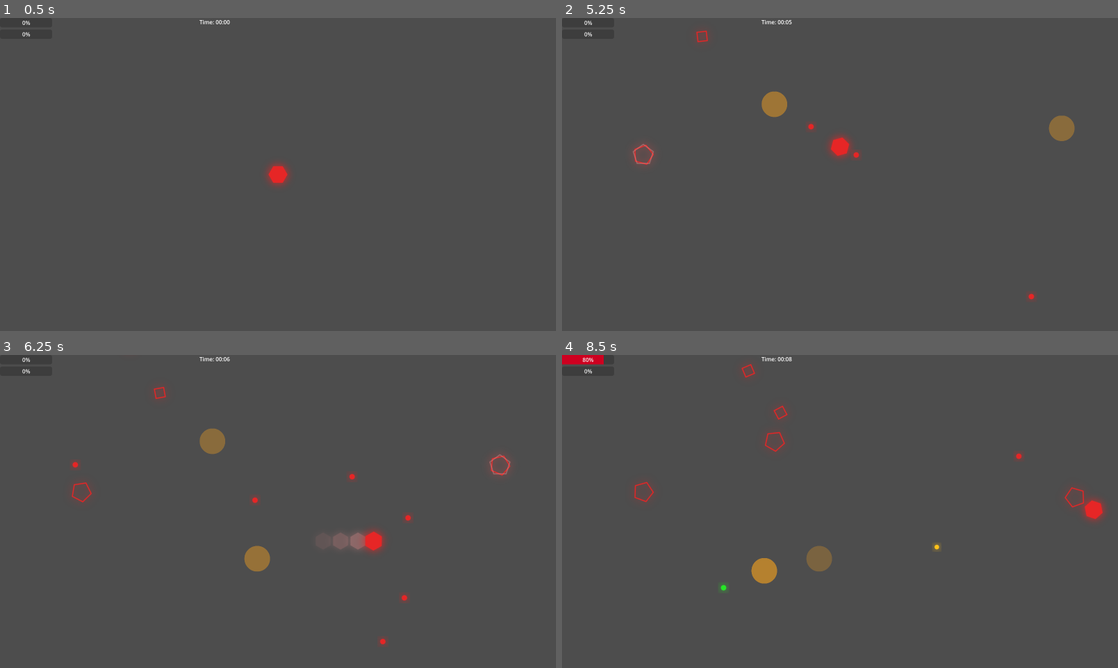
Above: before the commit, frames 1-4 (two rows, left to right).
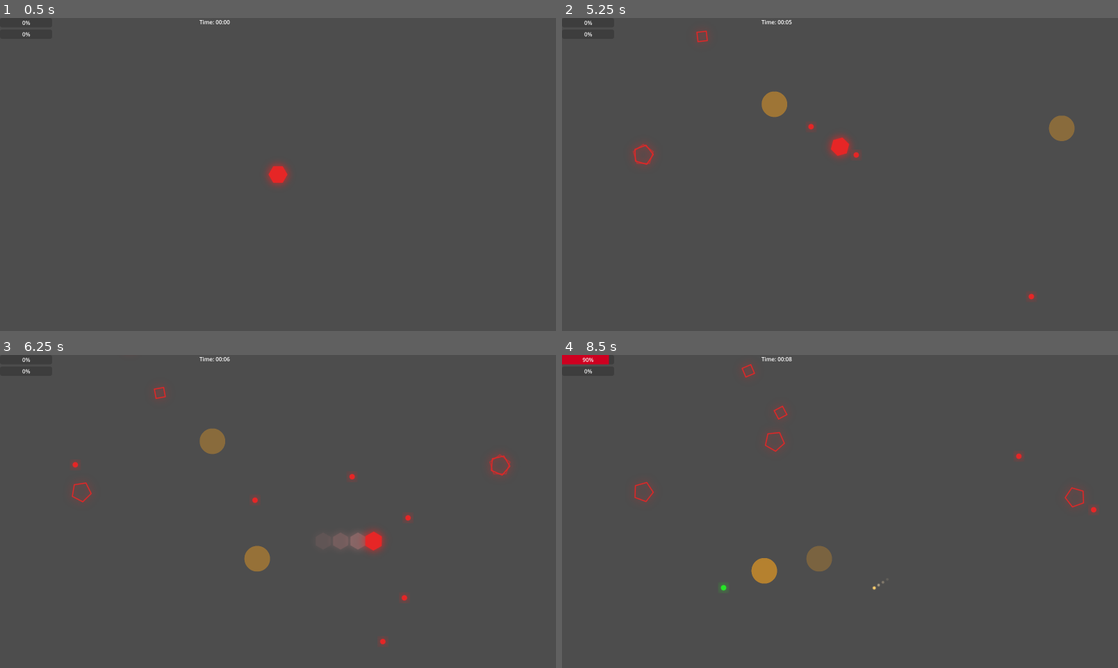
Above: after the commit, the same moments.

Repository: E3-Hub/major-jam-7
Game: Godot game, scene res://scenes/world/main.tscn
Same seed, same stepped clock (60 frames per second), same inputs: the game is played once before the commit and once after it.
Inputs (mouse positions are in pixels of both pictures, inside the frame that each line leads up to):
- Up to frame 1 (0.5 s): no input
- Up to frame 2 (5.25 s): tap Enter at 0.5 s; move the mouse to (962, 158) at 0.52 s; press the mouse at (962, 158) at 0.53 s; hold D (move_right) 0.53-1.28 s; tap Space (dash) at 0.6, 1.55, 3.05, 3.6, 4.55, 5.1 s; move the mouse to (728, 190) at 1.27 s; release the mouse at (728, 190) at 1.28 s; hold S (move_down) 1.28-2.03 s; click (728, 190) at 1.35 s; move the mouse to (895, 105) at 2.02 s; press the mouse at (895, 105) at 2.03 s; hold D (move_right) 2.03-2.78 s; tap Q (cycle_color_next) at 2.1 s; move the mouse to (812, 237) at 2.77 s; release the mouse at (812, 237) at 2.78 s; hold W (move_up) 2.78-3.53 s; tap E (cycle_color_prev) at 2.85 s; move the mouse to (1006, 221) at 3.52 s; press the mouse at (1006, 221) at 3.53 s; hold A (move_left) 3.53-5.03 s; move the mouse to (673, 127) at 4.27 s; release the mouse at (673, 127) at 4.28 s; click (673, 127) at 4.35 s; move the mouse to (867, 174) at 5.02 s; press the mouse at (867, 174) at 5.03 s; hold S (move_down) from 5.03 s (still down)
- Up to frame 3 (6.25 s): move the mouse to (194, 433) at 5.77 s; release S (move_down) at 5.78 s; release the mouse at (194, 433) at 5.78 s; hold D (move_right) from 5.78 s (still down); click (194, 433) at 5.85 s; tap Space (dash) at 6.05 s
- Up to frame 4 (8.5 s): move the mouse to (962, 495) at 6.52 s; release D (move_right) at 6.53 s; press the mouse at (962, 495) at 6.53 s; hold W (move_up) 6.53-7.28 s; tap Q (cycle_color_next) at 6.6 s; move the mouse to (728, 527) at 7.27 s; release the mouse at (728, 527) at 7.28 s; hold D (move_right) 7.28-8.03 s; tap E (cycle_color_prev) at 7.35 s; tap Space (dash) at 7.55, 8.1 s; move the mouse to (895, 442) at 8.02 s; press the mouse at (895, 442) at 8.03 s; hold S (move_down) from 8.03 s (still down)

Frame 1 is identical in both runs. In frame 2, less than 0.1% of the frame differs, in the area x 12-17%, y 40-47%; in frame 3, less than 0.1%; in frame 4, 0.3%, in the area x 3-98%, y 0-76%.

Commit message:
add trail effect

Diff:
--- a/scenes/enemies/cannon_enemy.tscn
+++ b/scenes/enemies/cannon_enemy.tscn
@@ -2,7 +2,7 @@
 
 [ext_resource type="PackedScene" uid="uid://qpyt28bmnfkj" path="res://scenes/enemies/base_enemy.tscn" id="1_5ipbc"]
 [ext_resource type="Script" uid="uid://ca0jsquke02ho" path="res://scripts/enemies/cannon_enemy.gd" id="2_cannon"]
-[ext_resource type="PackedScene" uid="uid://bgxuk2rbjvolx" path="res://scenes/enemies/heavy_bullet.tscn" id="3_heavy"]
+[ext_resource type="PackedScene" uid="uid://cgxuk2rbjvolx" path="res://scenes/enemies/enemy_bullet.tscn" id="3_ov0ih"]
 [ext_resource type="Shader" uid="uid://ct66c7vhhyphg" path="res://assets/shaders/color_change.gdshader" id="4_bghml"]
 [ext_resource type="Texture2D" uid="uid://bb6reflu8t6xr" path="res://assets/enemies/danger_zone.png" id="4_ov0ih"]
 [ext_resource type="Texture2D" uid="uid://cllq501qu0iqg" path="res://assets/enemies/cannon_enemy.png" id="6_ov0ih"]
@@ -27,7 +27,7 @@
 landing_knockback_force = 300.0
 shoot_range = 400.0
 shoot_cooldown = 3.0
-heavy_bullet_scene = ExtResource("3_heavy")
+bullet_scene = ExtResource("3_ov0ih")
 speed = 0.0
 
 [node name="CollisionShape2D" parent="." index="0"]
--- a/scenes/enemies/enemy_bullet.tscn
+++ b/scenes/enemies/enemy_bullet.tscn
@@ -1,10 +1,17 @@
-[gd_scene load_steps=4 format=3 uid="uid://cgxuk2rbjvolx"]
+[gd_scene load_steps=7 format=3 uid="uid://cgxuk2rbjvolx"]
 
 [ext_resource type="Script" uid="uid://du3eqfbo6teov" path="res://scripts/enemies/enemy_bullet.gd" id="1_8gdk0"]
 [ext_resource type="Texture2D" uid="uid://b4pkoogiktogv" path="res://assets/enemies/enemy_bullet.png" id="2_8gdk0"]
+[ext_resource type="Shader" uid="uid://ct66c7vhhyphg" path="res://assets/shaders/color_change.gdshader" id="2_168i2"]
+[ext_resource type="Script" uid="uid://br3dprin8ubcf" path="res://scripts/effects/ghost_trail_effect.gd" id="3_w0ds1"]
 
 [sub_resource type="CircleShape2D" id="CircleShape2D_w0ds1"]
 radius = 4.0
+
+[sub_resource type="ShaderMaterial" id="ShaderMaterial_ysnkl"]
+shader = ExtResource("2_168i2")
+shader_parameter/target_color = Color(1, 0.803922, 0.415686, 1)
+shader_parameter/color_intensity = 1.0
 
 [node name="EnemyBullet" type="Area2D"]
 script = ExtResource("1_8gdk0")
@@ -13,5 +20,12 @@
 shape = SubResource("CircleShape2D_w0ds1")
 
 [node name="Sprite2D" type="Sprite2D" parent="."]
-scale = Vector2(0.5625, 0.5625)
+material = SubResource("ShaderMaterial_ysnkl")
+scale = Vector2(0.140625, 0.140625)
 texture = ExtResource("2_8gdk0")
+
+[node name="GhostTrailEffect" type="Node2D" parent="." node_paths=PackedStringArray("sprite")]
+script = ExtResource("3_w0ds1")
+sprite = NodePath("../Sprite2D")
+auto_start = true
+metadata/_custom_type_script = "uid://br3dprin8ubcf"
--- a/scenes/enemies/heavy_bullet.tscn
+++ /dev/null
@@ -1,7 +0,0 @@
-[gd_scene load_steps=3 format=3 uid="uid://bgxuk2rbjvolx"]
-
-[ext_resource type="PackedScene" uid="uid://cgxuk2rbjvolx" path="res://scenes/enemies/enemy_bullet.tscn" id="1_8gdk0"]
-[ext_resource type="Script" path="res://scripts/enemies/heavy_bullet.gd" id="2_heavy"]
-
-[node name="HeavyBullet" instance=ExtResource("1_8gdk0")]
-script = ExtResource("2_heavy")
--- a/scripts/effects/ghost_trail_effect.gd
+++ b/scripts/effects/ghost_trail_effect.gd
@@ -5,8 +5,8 @@
 @export var ghost_fade_time: float = 0.2
 @export var ghost_scale: float = 0.9
 @export var sprite: Sprite2D
+@export var auto_start: bool = false
 
-var color: Color
 var _ghost_timer: Timer
 
 func _ready():
@@ -14,6 +14,9 @@
 	_ghost_timer.wait_time = ghost_interval
 	_ghost_timer.timeout.connect(_on_ghost_timer_timeout)
 	add_child(_ghost_timer)
+
+	if auto_start:
+		start_effect()
 
 func start_effect():
 	_ghost_timer.start()
@@ -25,7 +28,11 @@
 	var ghost = Sprite2D.new()
 	ghost.texture = sprite.texture
 	ghost.material = sprite.material.duplicate()
-	ghost.material.set_shader_parameter("target_color", color)
+	var color = ghost.material.get_shader_parameter("target_color")
+	# Make the ghost color more white by blending with white
+	var white_color = Color.WHITE.lerp(color, 0.5) # 70% white, 30% original color
+	white_color.a = 0.7
+	ghost.material.set_shader_parameter("target_color", white_color)
 	ghost.global_position = sprite.global_position
 	ghost.rotation = sprite.rotation
 	ghost.scale = sprite.scale * ghost_scale
@@ -33,8 +40,8 @@
 
 	get_tree().current_scene.add_child(ghost)
 
-	var tween = create_tween()
-	tween.tween_property(ghost.material, "shader_parameter/target_color", Color(color.r, color.g, color.b, 0.0), ghost_fade_time)
+	var tween = get_tree().create_tween()
+	tween.tween_property(ghost.material, "shader_parameter/target_color", Color(white_color.r, white_color.g, white_color.b, 0.0), ghost_fade_time)
 	await tween.finished
 	if ghost and is_instance_valid(ghost):
 		ghost.queue_free()
--- a/scripts/enemies/base_enemy.gd
+++ b/scripts/enemies/base_enemy.gd
@@ -3,7 +3,6 @@
 
 @export var speed: float = 100.0
 @export var exp_value: int = 5
-@export var bullet_scene: PackedScene
 
 @onready var health_system: HealthSystem = $HealthSystem
 @onready var sprite: Sprite2D = $Sprite2D
--- a/scripts/enemies/cannon_enemy.gd
+++ b/scripts/enemies/cannon_enemy.gd
@@ -7,7 +7,7 @@
 @export var landing_knockback_force: float = 300.0
 @export var shoot_range: float = 400.0
 @export var shoot_cooldown: float = 3.0
-@export var heavy_bullet_scene: PackedScene
+@export var bullet_scene: PackedScene
 
 @onready var warning_circle: Node2D = $LandingArea/WarningCircle
 @onready var warning_timer: Timer = $WarningTimer
@@ -75,13 +75,13 @@
 	sprite.rotation = direction_to_player.angle() + PI / 2
 
 	# Shoot if in range and can shoot
-	if distance_to_player <= shoot_range and can_shoot and heavy_bullet_scene:
+	if distance_to_player <= shoot_range and can_shoot and bullet_scene:
 		shoot_heavy_bullet()
 
 func shoot_heavy_bullet():
 	var direction = (player.global_position - global_position).normalized()
 
-	var bullet: EnemyBullet = heavy_bullet_scene.instantiate()
+	var bullet: EnemyBullet = bullet_scene.instantiate()
 	get_tree().current_scene.add_child(bullet)
 
 	bullet.setup(global_position, direction)
@@ -195,7 +195,7 @@
 	ring.scale = Vector2(1.0, 1.0)
 	ring.texture = sprite.texture
 	ring.material = sprite.material.duplicate()
-	ring.material.set_shader_parameter("target_color", EnemyColorType.get_ghost_color(enemy_color))
+	ring.material.set_shader_parameter("target_color", EnemyColorType.get_color(enemy_color))
 	ring.visible = true
 
 	# Add to scene
--- a/scripts/enemies/dashing_enemy.gd
+++ b/scripts/enemies/dashing_enemy.gd
@@ -101,7 +101,6 @@
 	dash_attack_area.monitoring = true
 
 	# Start ghost trail
-	ghost_trail_effect.color = EnemyColorType.get_ghost_color(enemy_color)
 	ghost_trail_effect.start_effect()
 
 func end_dash():
--- a/scripts/enemies/enemy_color_type.gd
+++ b/scripts/enemies/enemy_color_type.gd
@@ -14,13 +14,3 @@
         BLUE:
             return Color(0.1, 0.7, 1.0)
     return Color(1.0, 1.0, 1.0)
-
-static func get_ghost_color(color: int) -> Color:
-    match color:
-        RED:
-            return Color(1.0, 0.6, 0.6, 0.7)
-        GREEN:
-            return Color(0.6, 1.0, 0.6, 0.7)
-        BLUE:
-            return Color(0.2, 0.8, 1.0, 0.7)
-    return Color(1.0, 1.0, 1.0, 0.6)
--- a/scripts/enemies/shooting_enemy.gd
+++ b/scripts/enemies/shooting_enemy.gd
@@ -4,6 +4,7 @@
 @export var shoot_range: float = 300.0
 @export var shoot_cooldown: float = 2.0
 @export var stop_distance: float = 200.0
+@export var bullet_scene: PackedScene
 
 @onready var shoot_timer: Timer = $ShootTimer
 
--- a/scripts/player/player.gd
+++ b/scripts/player/player.gd
@@ -80,7 +80,6 @@
 	if Input.is_action_just_pressed("dash") and _dash_cooldown_timer <= 0:
 		_dash_timer = dash_duration
 		_dash_cooldown_timer = dash_cooldown
-		ghost_trail_effect.color = EnemyColorType.get_ghost_color(current_color)
 		ghost_trail_effect.start_effect()
 		# Dash in the current input direction
 		dash_direction = get_input_direction()
Binary file changed: assets/enemies/enemy_bullet.png
